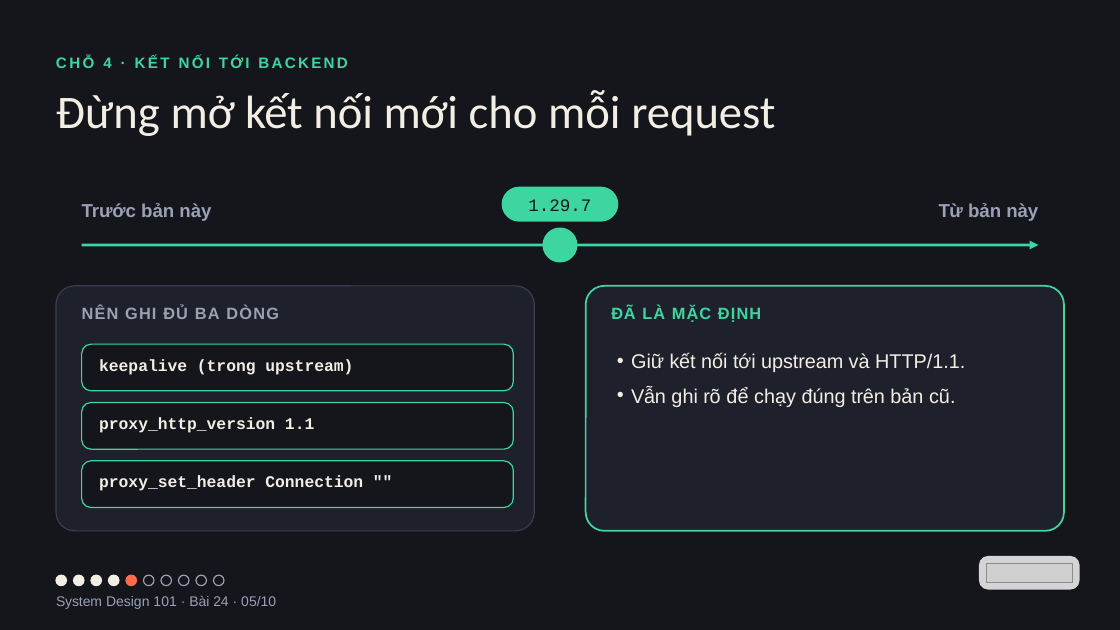
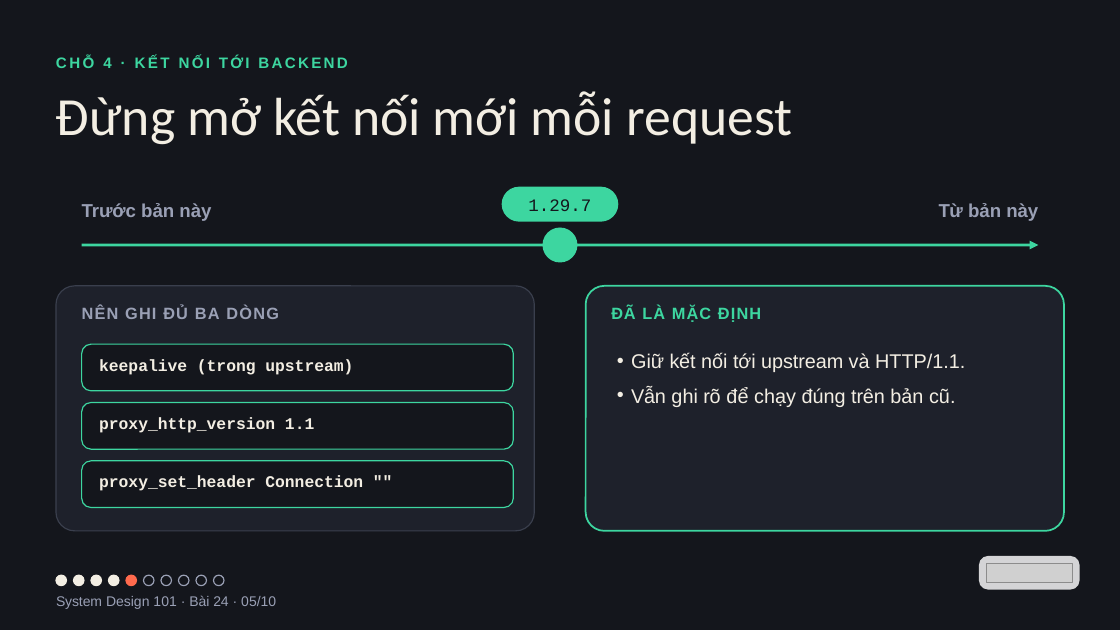
Before and after one commit to vohoailinh90/tool-marketing-studio, a slide deck: slide 5 of system-design-101/vi/lessons/sd-13-024/slides/sd-13-024.pptx. Drawn at 1120x630 pixels with LibreOffice and Linux fonts; fonts in the diff are those of the drawing; grey boxes stand for pictures. Boxes give left, top, right and bottom in pixels: in the first picture for what was removed or moved away, otherwise in the second. Text is boxed around its words. In the diff, an @@ line names an element or a change of style, - is before the commit and + after.

```diff
--- a/system-design-101/vi/lessons/sd-13-024/slides/sd-13-024.pptx
+++ b/system-design-101/vi/lessons/sd-13-024/slides/sd-13-024.pptx
@@ text at bbox=[56, 91, 792, 145]: text changed; size 60 to 69 pt @@
-Đừng mở kết nối mới cho mỗi request
+Đừng mở kết nối mới mỗi request
```
Also in this commit, not shown: 5 other slides changed, 4 other files.
